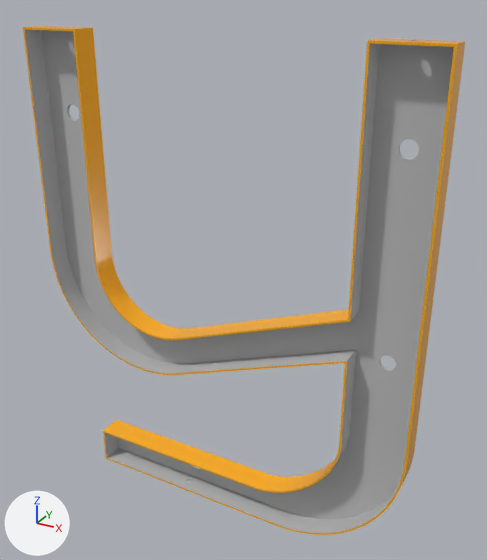
The glTF model stl/YJ-M000A/BACK02.glb: old version first, new version second.
Rendered twice from a camera (50 mm lens) standing at (31.4, -46.6, 33.1) and looking at (2.5, 6.0, 6.8). Lighting does not change. The marker at lower left points along +X, +Y and +Z. The picture after the commit comes second. Where no turn or scale is listed for an object, it has been applied to the vertices. Vertices at exactly the same position are counted once.

Names of what the first picture shows: 'back02'.
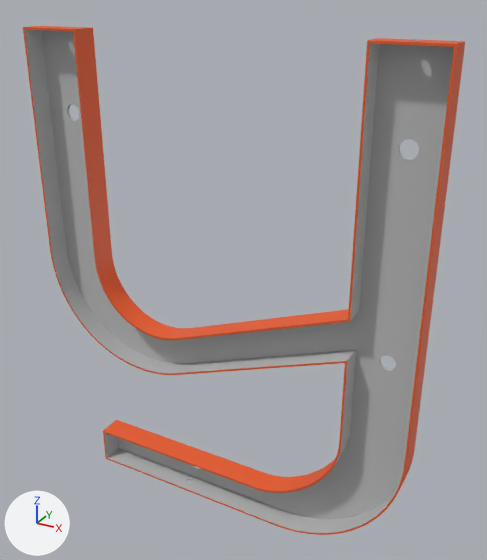
The change in detail:
Material 'Material_4' (mat_material_4) is new.
Its base color is (0.823, 0.105, 0.0176) (orange #ea5b24).
me_mesh_0_001 has 1201 vertices, 1818 faces and spans x -20.3..19.9, y -1.6..0.9, z -19.6..28.6.
me_mesh_0_001 is used by ob_back02; location (0.8, 4.5, 0.7).
me_mesh_0_001 part 1: all 894 faces that had it switch from mat_red_spray_paint_1_001 (orange #ffae00) to mat_material_4 (orange #ea5b24).

Where the change shows, as pixel boxes (x1, y1, x2, y2) in the pictures (487 x 560 px):
part 1 of me_mesh_0_001, recoloured: (23, 26, 465, 535) in both
